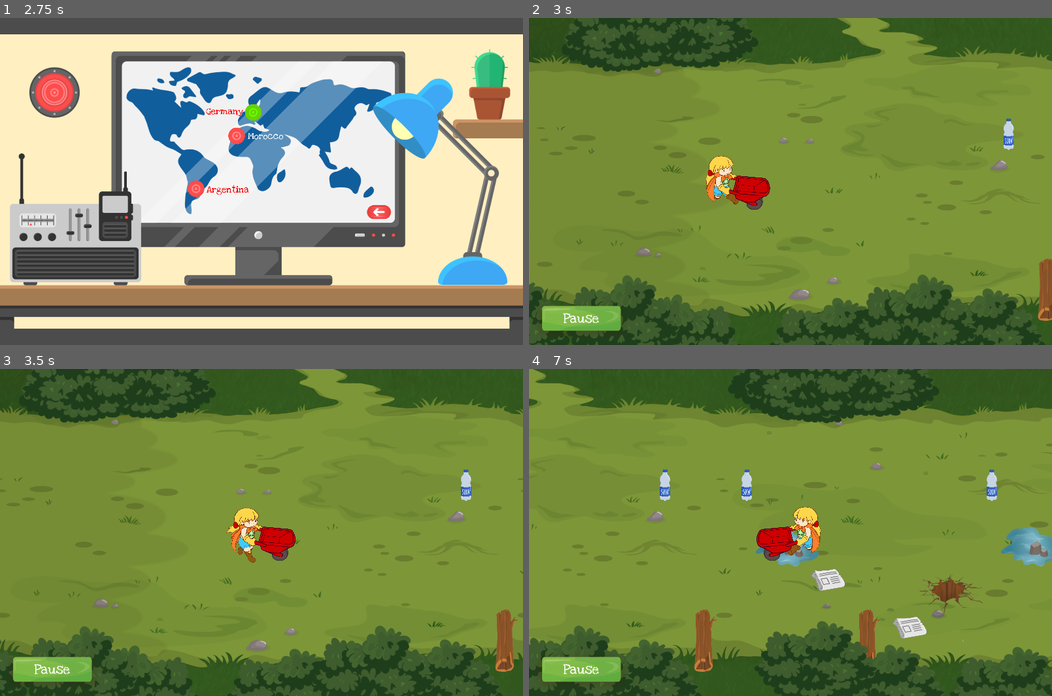
Above: before the commit, frames 1-4 (two rows, left to right).
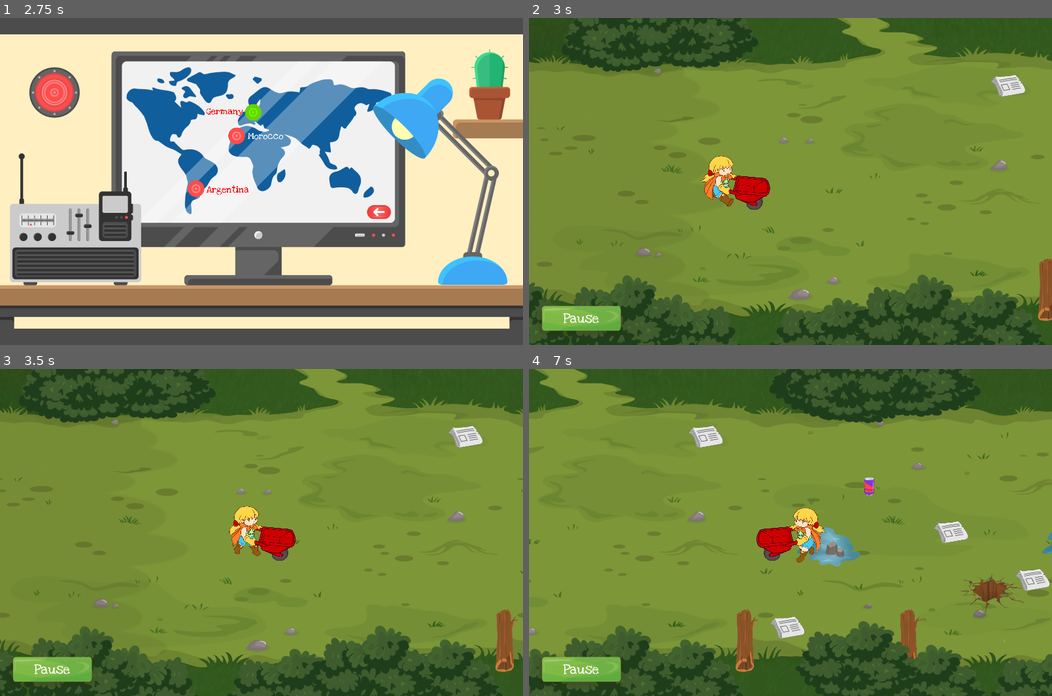
Above: after the commit, the same moments.

Repository: siconline/EcoChampion_Godot
Game: Godot game, scene res://Main.tscn
Two runs of this game, one before a commit and one after it. Both use one fixed random seed, a clock stepped at 60 frames per second and the inputs below.
Inputs:
- Up to frame 1 (2.75 s): click "Score" at 0.5 s; click "Level Menu" at 1.25 s; click "Garbage Patrol" at 2 s
- Up to frame 2 (3 s): click "Germany" at 2.75 s
- Up to frame 3 (3.5 s): no input
- Up to frame 4 (7 s): tap Enter (ui_accept) at 3.5, 3.6, 3.77, 4.07, 4.35, 4.52, 4.82, 5.1, 5.85, 6.02, 6.32, 6.6, 6.77 s; hold Right (ui_right) 3.53-4.28 s; hold Down (ui_down) 4.28-5.03 s; hold Right (ui_right) 5.03-5.78 s; hold Up (ui_up) 5.78-6.53 s; hold Left (ui_left) from 6.53 s (still down)

Frame 1 is identical in both runs. In frame 2, 0.7% of the frame differs, in the area x 32-95%, y 17-58%; in frame 3, 0.8%; in frame 4, 21%, in the area x 0-100%, y 0-100%.

Commit message:
added facility and item controll

Diff:
--- a/Main.gd
+++ b/Main.gd
@@ -23,4 +23,5 @@
 		miniGame01.localisation = index
 		miniGame01.camera.current = true
 		obstacles.setValue = true
-		player.speed = 500
+		player.speed = player.maxSpeed
+		player.animPlayer.stop(true)
--- /dev/null
+++ b/MiniGame01/Facilities.gd
@@ -0,0 +1,15 @@
+extends Node2D
+
+# class member variables go here, for example:
+# var a = 2
+# var b = "textvar"
+
+func _ready():
+	# Called when the node is added to the scene for the first time.
+	# Initialization here
+	pass
+
+#func _process(delta):
+#	# Called every frame. Delta is time since last frame.
+#	# Update game logic here.
+#	pass
--- a/MiniGame01/MiniGame01.tscn
+++ b/MiniGame01/MiniGame01.tscn
@@ -13,6 +13,13 @@
 [ext_resource path="res://MiniGame01/Textures/Obstacles/T_Schlagloch.png" type="Texture" id=11]
 [ext_resource path="res://MiniGame01/Player/Player.tscn" type="PackedScene" id=12]
 [ext_resource path="res://MiniGame01/Hud/Hud.tscn" type="PackedScene" id=13]
+[ext_resource path="res://MiniGame01/Facilities.gd" type="Script" id=14]
+[ext_resource path="res://MiniGame01/Textures/Facilities/t3_hinten_d.png" type="Texture" id=15]
+[ext_resource path="res://MiniGame01/Textures/Facilities/t3_vorne.png" type="Texture" id=16]
+[ext_resource path="res://MiniGame01/Textures/Facilities/t1_hinten_d.png" type="Texture" id=17]
+[ext_resource path="res://MiniGame01/Textures/Facilities/t1_vorne.png" type="Texture" id=18]
+[ext_resource path="res://MiniGame01/Textures/Facilities/t2_hinten_d.png" type="Texture" id=19]
+[ext_resource path="res://MiniGame01/Textures/Facilities/t2_vorne.png" type="Texture" id=20]
 
 [sub_resource type="RectangleShape2D" id=1]
 
@@ -36,6 +43,11 @@
 extents = Vector2( 74, 45 )
 _sections_unfolded = [ "Resource" ]
 
+[sub_resource type="RectangleShape2D" id=5]
+
+custom_solver_bias = 0.0
+extents = Vector2( 78.0835, 167.739 )
+
 [node name="MiniGame01" type="Node2D"]
 
 script = ExtResource( 1 )
@@ -906,6 +918,7 @@
 
 [node name="Player" parent="." index="3" instance=ExtResource( 12 )]
 
+editor/display_folded = true
 position = Vector2( -300, 0 )
 z_index = -1
 _sections_unfolded = [ "Transform", "Z Index" ]
@@ -946,6 +959,112 @@
 pause_mode = 2
 _sections_unfolded = [ "Anchor", "Focus", "Grow Direction", "Hint", "Pause", "Rect" ]
 
+[node name="Facilities" type="Node2D" parent="." index="4"]
+
+script = ExtResource( 14 )
+
+[node name="Plastic" type="StaticBody2D" parent="Facilities" index="0"]
+
+editor/display_folded = true
+position = Vector2( 6500, -350 )
+input_pickable = false
+collision_layer = 1
+collision_mask = 1
+constant_linear_velocity = Vector2( 0, 0 )
+constant_angular_velocity = 0.0
+friction = 1.0
+bounce = 0.0
+_sections_unfolded = [ "Transform" ]
+
+[node name="CollisionShape2D" type="CollisionShape2D" parent="Facilities/Plastic" index="0"]
+
+position = Vector2( -27.3101, 19.5071 )
+shape = SubResource( 5 )
+
+[node name="Behind" type="Sprite" parent="Facilities/Plastic" index="1"]
+
+position = Vector2( 34.0376, 13.9717 )
+scale = Vector2( 0.35, 0.35 )
+z_index = -3
+texture = ExtResource( 15 )
+_sections_unfolded = [ "Transform", "Z Index" ]
+
+[node name="Front" type="Sprite" parent="Facilities/Plastic" index="2"]
+
+position = Vector2( 0, 50 )
+scale = Vector2( 0.35, 0.35 )
+z_index = -1
+texture = ExtResource( 16 )
+_sections_unfolded = [ "Transform", "Z Index" ]
+
+[node name="Paper" type="StaticBody2D" parent="Facilities" index="1"]
+
+editor/display_folded = true
+position = Vector2( 6500, 0 )
+input_pickable = false
+collision_layer = 1
+collision_mask = 1
+constant_linear_velocity = Vector2( 0, 0 )
+constant_angular_velocity = 0.0
+friction = 1.0
+bounce = 0.0
+_sections_unfolded = [ "Transform" ]
+
+[node name="CollisionShape2D" type="CollisionShape2D" parent="Facilities/Paper" index="0"]
+
+position = Vector2( -27.3101, 19.5071 )
+shape = SubResource( 5 )
+
+[node name="Behind" type="Sprite" parent="Facilities/Paper" index="1"]
+
+position = Vector2( 34.0376, 13.9717 )
+scale = Vector2( 0.35, 0.35 )
+z_index = -3
+texture = ExtResource( 17 )
+_sections_unfolded = [ "Transform", "Z Index" ]
+
+[node name="Front" type="Sprite" parent="Facilities/Paper" index="2"]
+
+position = Vector2( 0, 50 )
+scale = Vector2( 0.35, 0.35 )
+z_index = -1
+texture = ExtResource( 18 )
+_sections_unfolded = [ "Transform", "Z Index" ]
+
+[node name="Metal" type="StaticBody2D" parent="Facilities" index="2"]
+
+editor/display_folded = true
+position = Vector2( 6500, 350 )
+input_pickable = false
+collision_layer = 1
+collision_mask = 1
+constant_linear_velocity = Vector2( 0, 0 )
+constant_angular_velocity = 0.0
+friction = 1.0
+bounce = 0.0
+_sections_unfolded = [ "Transform" ]
+
+[node name="CollisionShape2D" type="CollisionShape2D" parent="Facilities/Metal" index="0"]
+
+position = Vector2( -27.3101, 19.5071 )
+shape = SubResource( 5 )
+
+[node name="Behind" type="Sprite" parent="Facilities/Metal" index="1"]
+
+position = Vector2( 34.0376, 13.9717 )
+scale = Vector2( 0.35, 0.35 )
+z_index = -3
+texture = ExtResource( 19 )
+_sections_unfolded = [ "Transform", "Z Index" ]
+
+[node name="Front" type="Sprite" parent="Facilities/Metal" index="2"]
+
+position = Vector2( 0, 50 )
+scale = Vector2( 0.35, 0.35 )
+z_index = -1
+texture = ExtResource( 20 )
+_sections_unfolded = [ "Transform", "Z Index" ]
+
 [connection signal="body_entered" from="PickUps/PickUp1" to="PickUps" method="_on_PickUp1_body_entered"]
 
 [connection signal="body_entered" from="PickUps/PickUp2" to="PickUps" method="_on_PickUp2_body_entered"]
--- a/MiniGame01/Obstacles.gd
+++ b/MiniGame01/Obstacles.gd
@@ -50,72 +50,72 @@
 	if obstacleTyp[0] == 0:
 		player.collideObstacleSpeedSlowly()
 	else:
-		player.collideObstacleDamage()
+		player.collideObstacleDamage(9, "Value")
 func _on_Obstacle2_body_entered(body):
 	if obstacleTyp[1] == 0:
 		player.collideObstacleSpeedSlowly()
 	else:
-		player.collideObstacleDamage()
+		player.collideObstacleDamage(9, "Value")
 func _on_Obstacle3_body_entered(body):
 	if obstacleTyp[2] == 0:
 		player.collideObstacleSpeedSlowly()
 	else:
-		player.collideObstacleDamage()
+		player.collideObstacleDamage(9, "Value")
 func _on_Obstacle4_body_entered(body):
 	if obstacleTyp[3] == 0:
 		player.collideObstacleSpeedSlowly()
 	else:
-		player.collideObstacleDamage()
+		player.collideObstacleDamage(9, "Value")
 func _on_Obstacle5_body_entered(body):
 	if obstacleTyp[4] == 0:
 		player.collideObstacleSpeedSlowly()
 	else:
-		player.collideObstacleDamage()
+		player.collideObstacleDamage(9, "Value")
 func _on_Obstacle6_body_entered(body):
 	if obstacleTyp[5] == 0:
 		player.collideObstacleSpeedSlowly()
 	else:
-		player.collideObstacleDamage()
+		player.collideObstacleDamage(9, "Value")
 func _on_Obstacle7_body_entered(body):
 	if obstacleTyp[6] == 0:
 		player.collideObstacleSpeedSlowly()
 	else:
-		player.collideObstacleDamage()
+		player.collideObstacleDamage(9, "Value")
 func _on_Obstacle8_body_entered(body):
 	if obstacleTyp[7] == 0:
 		player.collideObstacleSpeedSlowly()
 	else:
-		player.collideObstacleDamage()
+		player.collideObstacleDamage(9, "Value")
 func _on_Obstacle9_body_entered(body):
 	if obstacleTyp[8] == 0:
 		player.collideObstacleSpeedSlowly()
 	else:
-		player.collideObstacleDamage()
+		player.collideObstacleDamage(9, "Value")
 func _on_Obstacle10_body_entered(body):
 	if obstacleTyp[9] == 0:
 		player.collideObstacleSpeedSlowly()
 	else:
-		player.collideObstacleDamage()
+		player.collideObstacleDamage(9, "Value")
 func _on_Obstacle11_body_entered(body):
 	if obstacleTyp[10] == 0:
 		player.collideObstacleSpeedSlowly()
 	else:
-		player.collideObstacleDamage()
+		player.collideObstacleDamage(9, "Value")
 func _on_Obstacle12_body_entered(body):
 	if obstacleTyp[11] == 0:
 		player.collideObstacleSpeedSlowly()
 	else:
-		player.collideObstacleDamage()
+		player.collideObstacleDamage(9, "Value")
 func _on_Obstacle13_body_entered(body):
 	if obstacleTyp[12] == 0:
 		player.collideObstacleSpeedSlowly()
 	else:
-		player.collideObstacleDamage()
+		player.collideObstacleDamage(9, "Value")
 func _on_Obstacle14_body_entered(body):
 	if obstacleTyp[13] == 0:
 		player.collideObstacleSpeedSlowly()
 	else:
-		player.collideObstacleDamage()
+		player.collideObstacleDamage(9, "Value")
 #----AREAS2D--------------EXITED----------#
 func _on_Obstacle1_body_exited(body):
 	player.collideObstacleSpeedNormal()
--- a/MiniGame01/PickUps.gd
+++ b/MiniGame01/PickUps.gd
@@ -14,6 +14,9 @@
 #Variables for Methods Area Overlapping
 var counterPickUps = 0
 var maxItems = 3
+#PickUp Typ 0 = Plastic 1 = Paper 2 = Metal
+var pickUpTyp = []
+var pickUpTypBarrow = []
 
 func _ready():
 	randomize()
@@ -63,13 +66,14 @@
 #----Own Methods----#
 func _randomPickUpPos():
 	for obj in pickUps:
-		randomPos  = randi()%4
+		randomPos  = randi()%5
 		obj.position.y = positions[randomPos]
 
 func _randomPickUpTexture():
 	for obj in pickUpsSprite:
-		randomItem = randi()%2
+		randomItem = randi()%3
 		obj.texture = textures[randomItem]
+		pickUpTyp.append(randomItem)
 
 func _controllItemsBarrow(index):
 	if counterPickUps < maxItems:
@@ -80,4 +84,5 @@
 				player.get(obj).texture = pickUpsSprite[index].texture
 				pickUps[index].visible = false
 				pickUpsCollision[index].disabled = true
+				pickUpTypBarrow.append(pickUpTyp[index])
 		counterPickUps += 1
--- a/MiniGame01/Player/Player.gd
+++ b/MiniGame01/Player/Player.gd
@@ -3,7 +3,8 @@
 var movement = Vector2(0, 0)
 var speed = 0
 var maxSpeed = 500
-var playAnim = true
+var slowSpeed = 150
+var facilityCollControll = true
 
 onready var sprite = $Sprite
 onready var barrow_Normal = $Barrow_Front_Normal
@@ -22,42 +23,61 @@
 
 
 func _ready():
-	# Called when the node is added to the scene for the first time.
-	# Initialization here
 	pass
 
+
 func _physics_process(delta):
+
+	if speed == maxSpeed || speed == -maxSpeed || speed == slowSpeed || speed == -slowSpeed:
+		if animPlayer.is_playing():
+			pass
+			#print('is playing run')
+		else:
+			animPlayer.play("Run")
+			#print('run')
+	elif speed == 100:
+		if animPlayer.is_playing():
+			pass
+			#print('is playing idle')
+		else:
+			animPlayer.play("Idle")
+			#print('idle')
+
+
+
 	movement = Vector2(speed, 0)
-	if playAnim == true:
-		animPlayer.play("Run")
-		playAnim = false
 	#----Player controll----#
-	if speed < 0:
-		if Input.is_action_just_pressed("ui_right"):
-			speed = -speed
-			sprite.flip_h = false
-			barrow_Normal.flip_h = false
-			barrow_Upgrade.flip_h = false
-			posPickUps = 20
-			#give pickUps 1-6 position.x
-			for i in range(1, 7):
-				var obj = str("pickUp" , i)
-				get(obj).flip_h = false
-				get(obj).position.x = posPickUps
-				posPickUps = posPickUps + 10
-	if speed > 0:
-		if Input.is_action_just_pressed("ui_left"):
-			speed = -speed
-			sprite.flip_h = true
-			barrow_Normal.flip_h = true
-			barrow_Upgrade.flip_h = true
-			posPickUps = -20
-			#give pickUps 1-6 position.x
-			for i in range(1, 7):
-				var obj = str("pickUp" , i)
-				get(obj).flip_h = false
-				get(obj).position.x = posPickUps
-				posPickUps = posPickUps - 10
+	if Input.is_action_just_pressed("ui_right"):
+		speed = maxSpeed
+		sprite.flip_h = false
+		barrow_Normal.flip_h = false
+		barrow_Upgrade.flip_h = false
+		posPickUps = 20
+		#give pickUps 1-6 position.x
+		for i in range(1, 7):
+			var obj = str("pickUp" , i)
+			get(obj).flip_h = false
+			get(obj).position.x = posPickUps
+			posPickUps = posPickUps + 10
+	if Input.is_action_just_pressed("ui_left"):
+		speed = -maxSpeed
+		#Set player position out of collision facility
+		if facilityCollControll == false:
+			position.x = position.x - 10
+		#Stop the current animPlayer animation
+		animPlayer.stop(true)
+		sprite.flip_h = true
+		barrow_Normal.flip_h = true
+		barrow_Upgrade.flip_h = true
+		posPickUps = -20
+		#give pickUps 1-6 position.x
+		for i in range(1, 7):
+			var obj = str("pickUp" , i)
+			get(obj).flip_h = false
+			get(obj).position.x = posPickUps
+			posPickUps = posPickUps - 10
+		#---reset CONTROLL POINT----#
+		facilityCollControll = true
 	if Input.is_action_just_pressed("ui_up"):
 		if position.y > -175*2:
 			position.y -= 175
@@ -77,21 +97,50 @@
 			# reset the position Pickups on barrow
 			posPickUps = -20
 
-	move_and_collide(movement * delta)
+	var collision_info = move_and_collide(movement * delta)
+
+	#----Check Collision on Facilities----#
+	if collision_info:
+		if Input.is_action_just_pressed("ui_accept"):
+			if collision_info.collider.name == "Plastic":
+				if position.y == -350:
+					collideObstacleDamage(0, collision_info.collider.name)
+			elif collision_info.collider.name == "Paper":
+				if position.y == 0:
+					collideObstacleDamage(1, collision_info.collider.name)
+			elif collision_info.collider.name == "Metal":
+				if position.y == 350:
+					collideObstacleDamage(2, collision_info.collider.name)
+
+		if facilityCollControll == true:
+			speed = 100
+			animPlayer.stop(true)
+			facilityCollControll = false
 
 #----Own Methods----#
 func collideObstacleSpeedSlowly():
 	if speed > 0:
-		speed = 150
+		speed = slowSpeed
 	else:
-		speed = -150
+		speed = -slowSpeed
 func collideObstacleSpeedNormal():
 	if speed > 0:
 		speed = maxSpeed
 	else:
 		speed = -maxSpeed
-func collideObstacleDamage():
+
+func collideObstacleDamage(pickUpIndex, pickUpName):
 	if pickUps.counterPickUps > 0:
 		var obj = str("pickUp", pickUps.counterPickUps)
 		get(obj).visible = false
+		#----check the item on weelbarrow----#
+		if pickUps.pickUpTypBarrow[pickUps.pickUpTypBarrow.size()-1] == pickUpIndex:
+			print(pickUpName)
+		else:
+			if pickUpIndex == 9 && pickUpName == "Value":
+				pass
+			else:
+				print('Wrong Item')
+		#----remove the last pickup----#
 		pickUps.counterPickUps -= 1
+		pickUps.pickUpTypBarrow.remove(pickUps.pickUpTypBarrow.size()-1)
Not shown: 1 places in MiniGame01/MiniGame01.tscn that only renumber resources
Binary file added: MiniGame01/Textures/Facilities/t1_hinten_am.png
Not shown, added: MiniGame01/Textures/Facilities/t1_hinten_am.png.import
Binary file added: MiniGame01/Textures/Facilities/t1_hinten_d.png
Not shown, added: MiniGame01/Textures/Facilities/t1_hinten_d.png.import
Binary file added: MiniGame01/Textures/Facilities/t1_vorne.png
Not shown, added: MiniGame01/Textures/Facilities/t1_vorne.png.import
Binary file added: MiniGame01/Textures/Facilities/t2_hinten_am.png
Not shown, added: MiniGame01/Textures/Facilities/t2_hinten_am.png.import
Binary file added: MiniGame01/Textures/Facilities/t2_hinten_d.png
Not shown, added: MiniGame01/Textures/Facilities/t2_hinten_d.png.import
Binary file added: MiniGame01/Textures/Facilities/t2_vorne.png
(and 7 more such lines)
